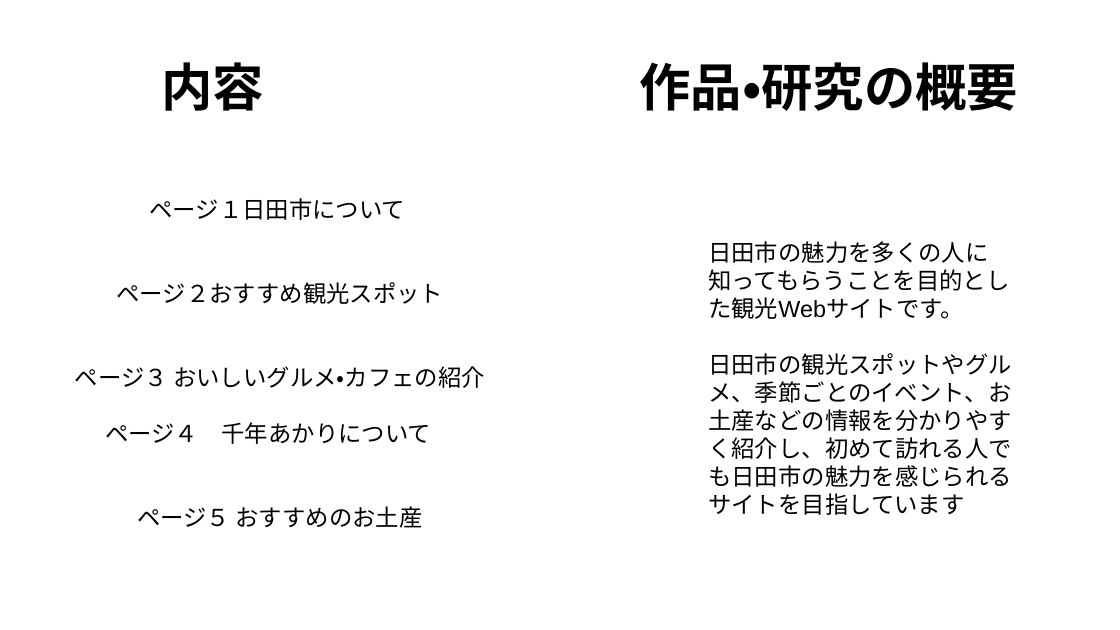
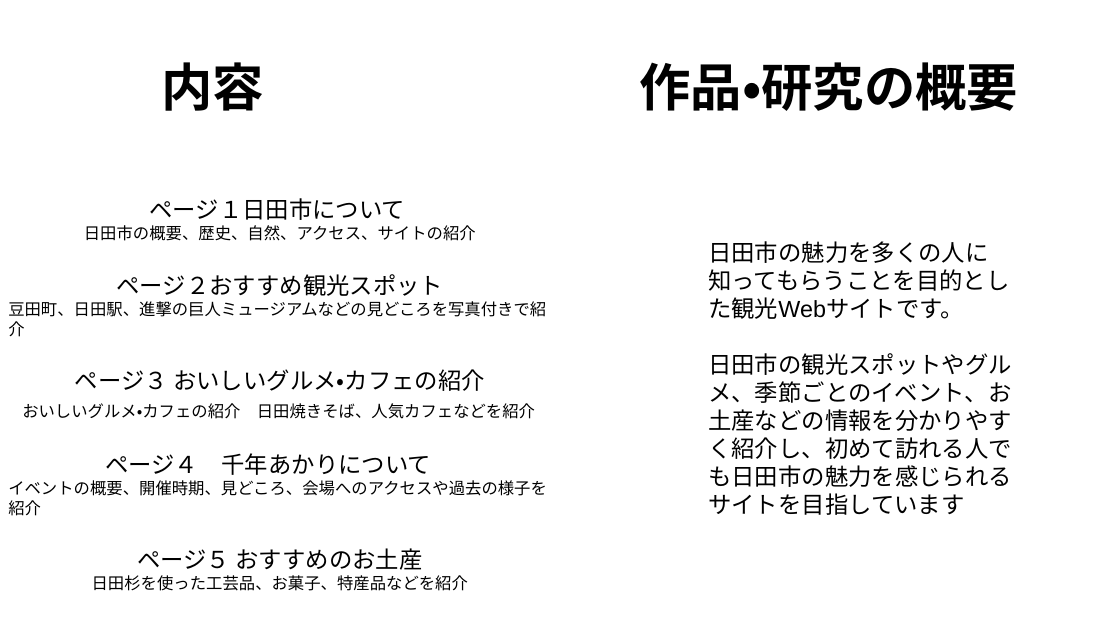
Before and after one commit to ckg25023-cpu/zemi, a slide deck: slide 4 of 卒業制作 テーマ・中間発表.pptx (slide 5 before the commit). Drawn at 1120x630 pixels with LibreOffice and Linux fonts; fonts in the diff are those of the drawing. Boxes give left, top, right and bottom in pixels: in the first picture for what was removed or moved away, otherwise in the second. Text is boxed around its words. In the diff, an @@ line names an element or a change of style, - is before the commit and + after.

```diff
--- a/卒業制作 テーマ・中間発表.pptx
+++ b/卒業制作 テーマ・中間発表.pptx
@@ text at <box>84,225,476,241</box>: paragraph added @@
+日田市の概要、歴史、自然、アクセス、サイトの紹介
@@ text at <box>8,301,546,337</box>: paragraph added @@
+豆田町、日田駅、進撃の巨人ミュージアムなどの見どころを写真付きで紹介
@@ text at <box>22,403,535,419</box>: paragraph added @@
+おいしいグルメ・カフェの紹介 日田焼きそば、人気カフェなどを紹介
@@ text at <box>8,480,547,516</box>: paragraph added @@
+イベントの概要、開催時期、見どころ、会場へのアクセスや過去の様子を紹介
@@ text at <box>92,575,468,591</box>: paragraph added @@
+日田杉を使った工芸品、お菓子、特産品などを紹介
```
Also in this commit, not shown: 1 other slide changed, 1 slide removed, 2 other files.
